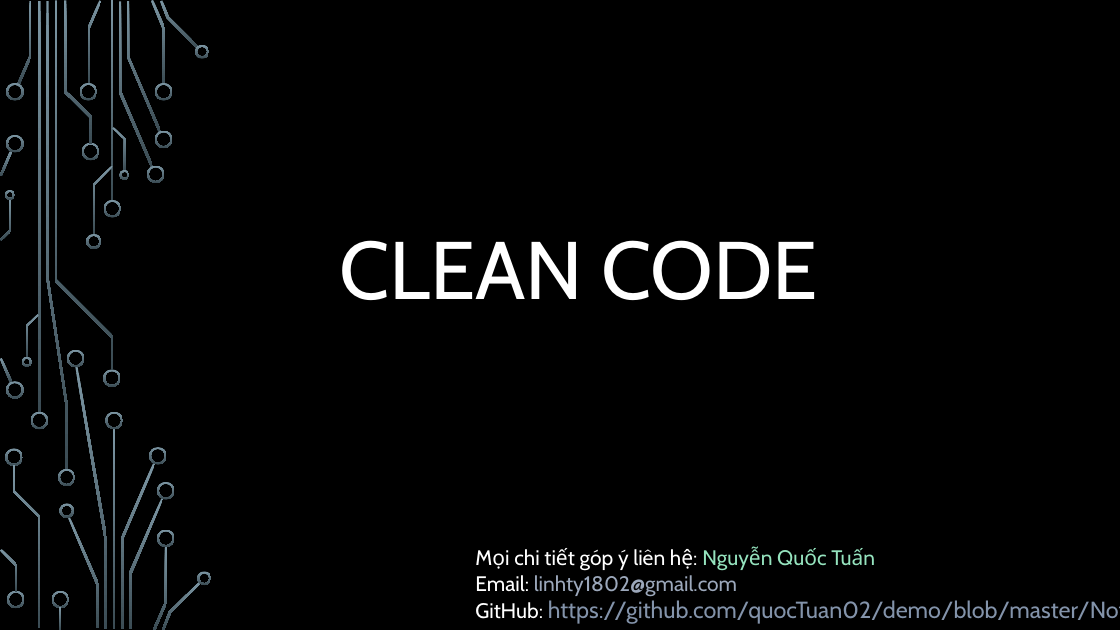
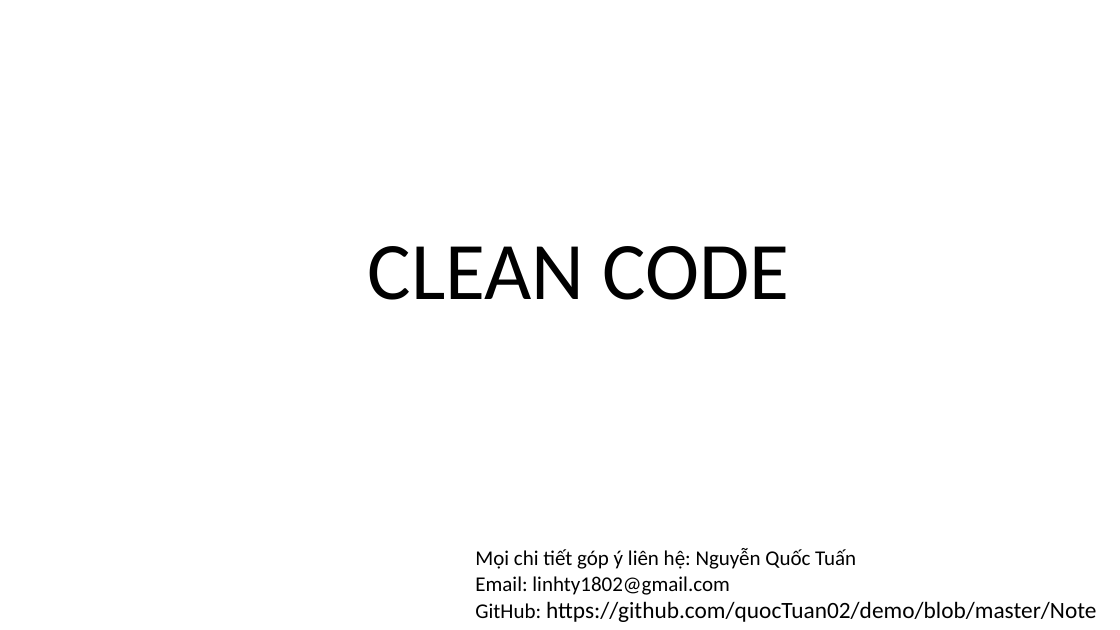
Before and after one commit to quocTuan02/demo, a slide deck: slide 1 of Note/CleanCode.pptx. Drawn at 1120x630 pixels with LibreOffice and Linux fonts; fonts in the diff are those of the drawing; background and template pictures are left out. Boxes give left, top, right and bottom in pixels: in the first picture for what was removed or moved away, otherwise in the second. Text is boxed around its words. In the diff, an @@ line names an element or a change of style, - is before the commit and + after.

```diff
--- a/Note/CleanCode.pptx
+++ b/Note/CleanCode.pptx
@@ background picture (left out) to #FFFFFF @@
@@ title "CLEAN CODE" at (x1=368, y1=246, x2=790, y2=300): font Cabin to Calibri, text colour #FFFFFF to #000000 @@
@@ group removed at (x1=0, y1=0, x2=212, y2=630): 50 freeform shapes, 4 rectangles @@
@@ text "Mọi chi tiết góp ý ..." at (x1=475, y1=548, x2=1097, y2=622): font Cabin to Calibri; text colour #FFFFFF to #000000 in "Mọi chi tiết góp ý liên hệ:", "Email:", "GitHub:"; text colour #95E3BE to #000000 in "Nguyễn Quốc Tuấn"; text colour #9CA8BB to #000000 in "linhty1802@gmail.com"; text colour #8393AA to #000000 in "https://github.com/quocTuan02/demo/blob/master/Note" @@
```
Also in this commit, not shown: 21 other slides changed.
